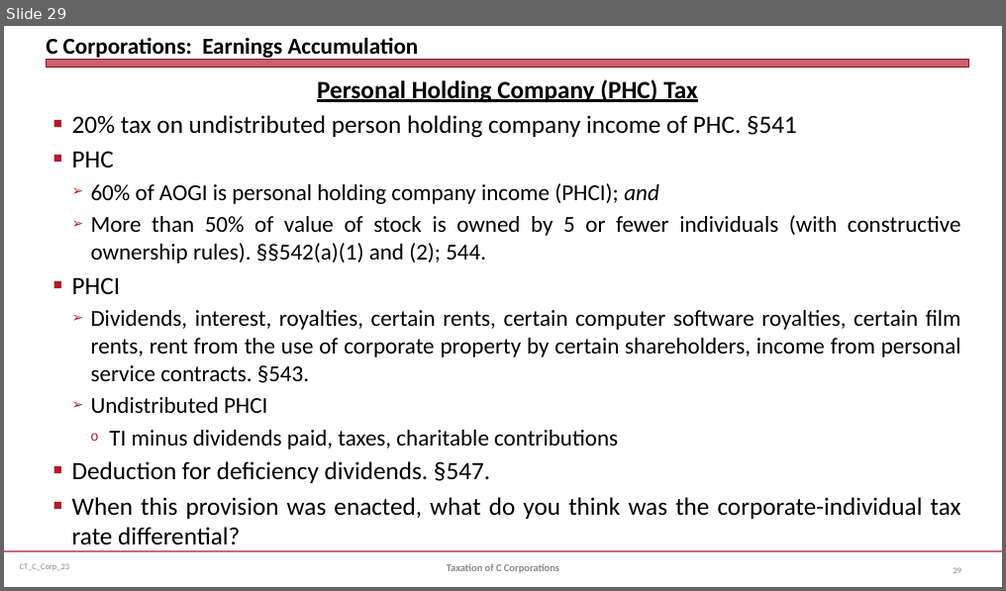
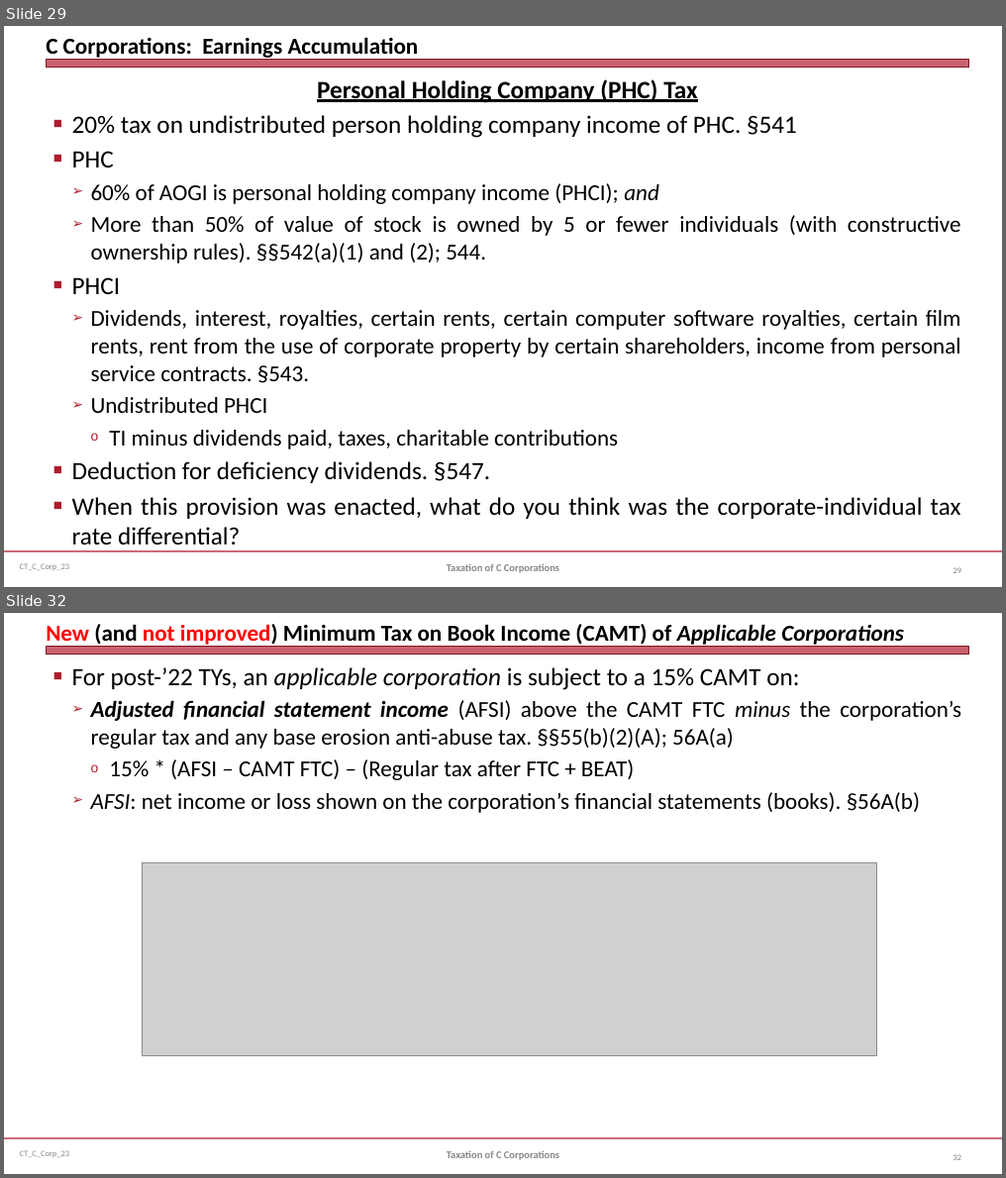
Before and after one commit to jmc877/Corporate-Tax, a slide deck: slides/CT_C_Corp_23.pptx. Shown one above the other, each under a label of ours: slide 29 before the commit, slides 29 and 32 after it; the slides between them are not shown. The pictures are 1006x591 and 1006x1178 pixels, drawn with LibreOffice and Linux fonts; fonts in the diff are those of the drawing; grey boxes stand for pictures. Boxes give left, top, right and bottom in pixels: in the first picture for what was removed or moved away, otherwise in the second. Text is boxed around its words. In the diff, an @@ line names an element or a change of style, - is before the commit and + after.

```diff
--- a/slides/CT_C_Corp_23.pptx
+++ b/slides/CT_C_Corp_23.pptx
@@ slide 32 added at bbox=[4, 613, 1002, 1174], background #FFFFFF; not listed: 3 template elements that a slide beside it also shows @@
@@ title added at bbox=[46, 624, 904, 648], 22 pt, text #000000, bold @@
+New (and not improved) Minimum Tax on Book Income (CAMT) of Applicable Corporations
@@ text added at bbox=[72, 667, 961, 813], 22 pt, text #000000 @@
+■ For post-’22 TYs, an applicable corporation is subject to a 15% CAMT on:
+  ➢ Adjusted financial statement income (AFSI) above the CAMT FTC minus the corporation’s regular tax and any base erosion anti-abuse tax. §§55(b)(2)(A); 56A(a)
+    o 15% * (AFSI – CAMT FTC) – (Regular tax after FTC + BEAT)
+  ➢ AFSI: net income or loss shown on the corporation’s financial statements (books). §56A(b)
@@ picture added at bbox=[142, 863, 877, 1057] @@
@@ text added at bbox=[447, 1152, 559, 1160], 10 pt, text #898989, bold @@
+Taxation of C Corporations
@@ page number added at bbox=[953, 1155, 961, 1160], 8 pt, text #808080 @@
+32
```
Also in this commit, not shown: 8 slides changed, 5 other slides added.
